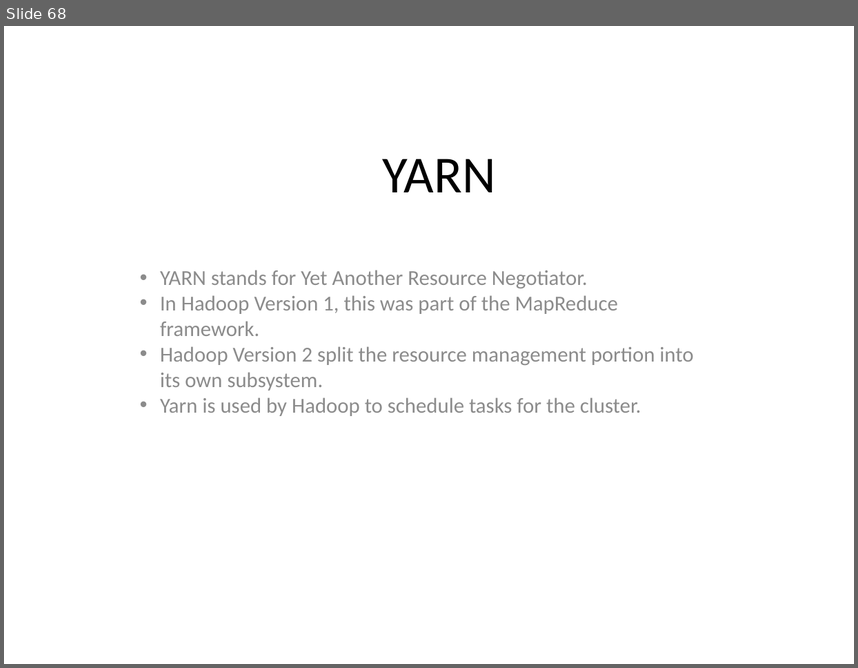
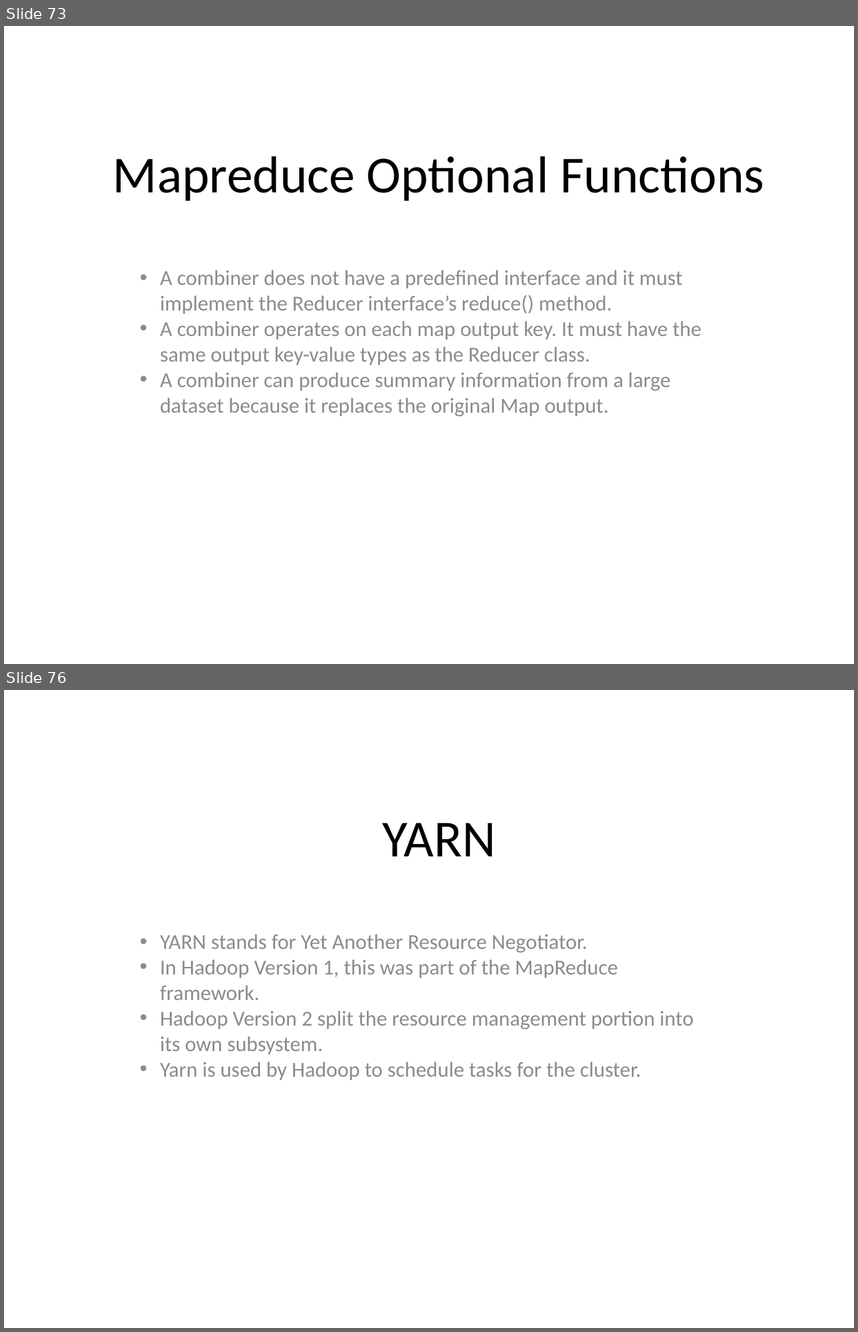
Before and after one commit to redmage123/hadoop, a slide deck: slides/The need for Big Data.pptx. Shown one above the other, each under a label of ours: slide 68 before the commit, slides 73 and 76 after it; the slides between them are not shown. The pictures are 858x668 and 858x1332 pixels, drawn with LibreOffice and Linux fonts; fonts in the diff are those of the drawing. Boxes give left, top, right and bottom in pixels: in the first picture for what was removed or moved away, otherwise in the second. Text is boxed around its words. In the diff, an @@ line names an element or a change of style, - is before the commit and + after.

Commit message:
Added sections on partioners and combiner functions in the slide show and PDF

```diff
--- a/slides/The need for Big Data.pptx
+++ b/slides/The need for Big Data.pptx
@@ slide 73 added at bbox=[4, 26, 854, 664], background #FFFFFF @@
@@ text added at bbox=[113, 156, 764, 201], 44 pt, text #000000 @@
+Mapreduce Optional Functions
@@ text added at bbox=[160, 270, 702, 416], 18 pt, text #8B8B8B @@
+• A combiner does not have a predefined interface and it must implement the Reducer interface’s reduce() method.
+• A combiner operates on each map output key. It must have the same output key-value types as the Reducer class.
+• A combiner can produce summary information from a large dataset because it replaces the original Map output.
@@ what was slide 68 is now slide 76 @@
```
Also in this commit, not shown: 7 other slides added, 4 other files.
